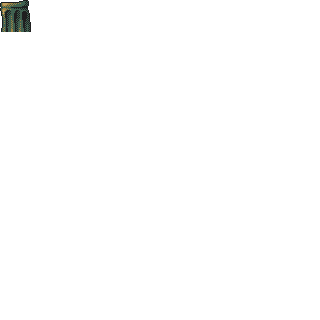
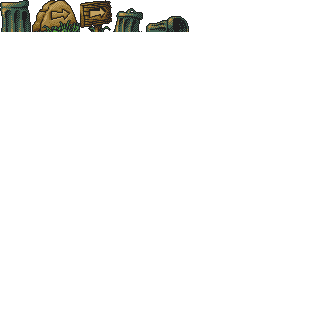
Two versions of the same layered image (320x320). Layer-by-layer changes:
painted on "Arrière-plan" over [32, 0, 189, 32]
